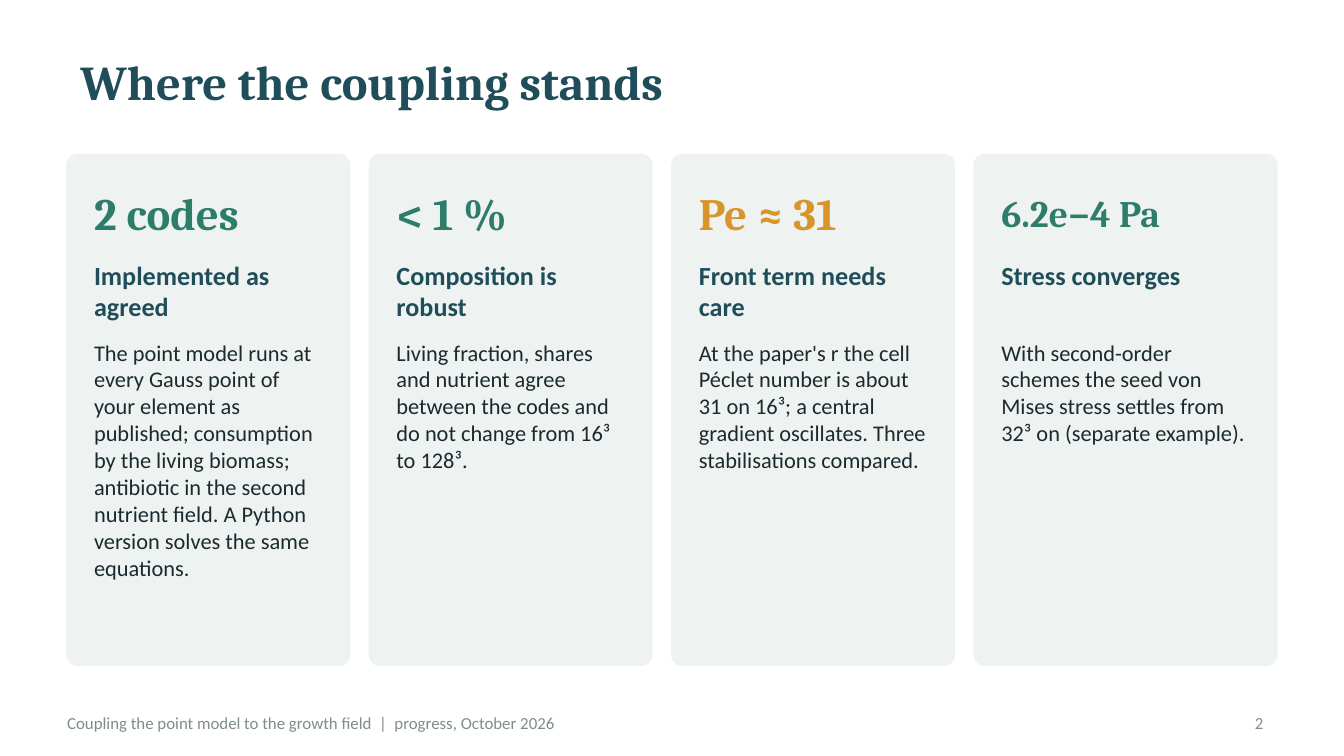
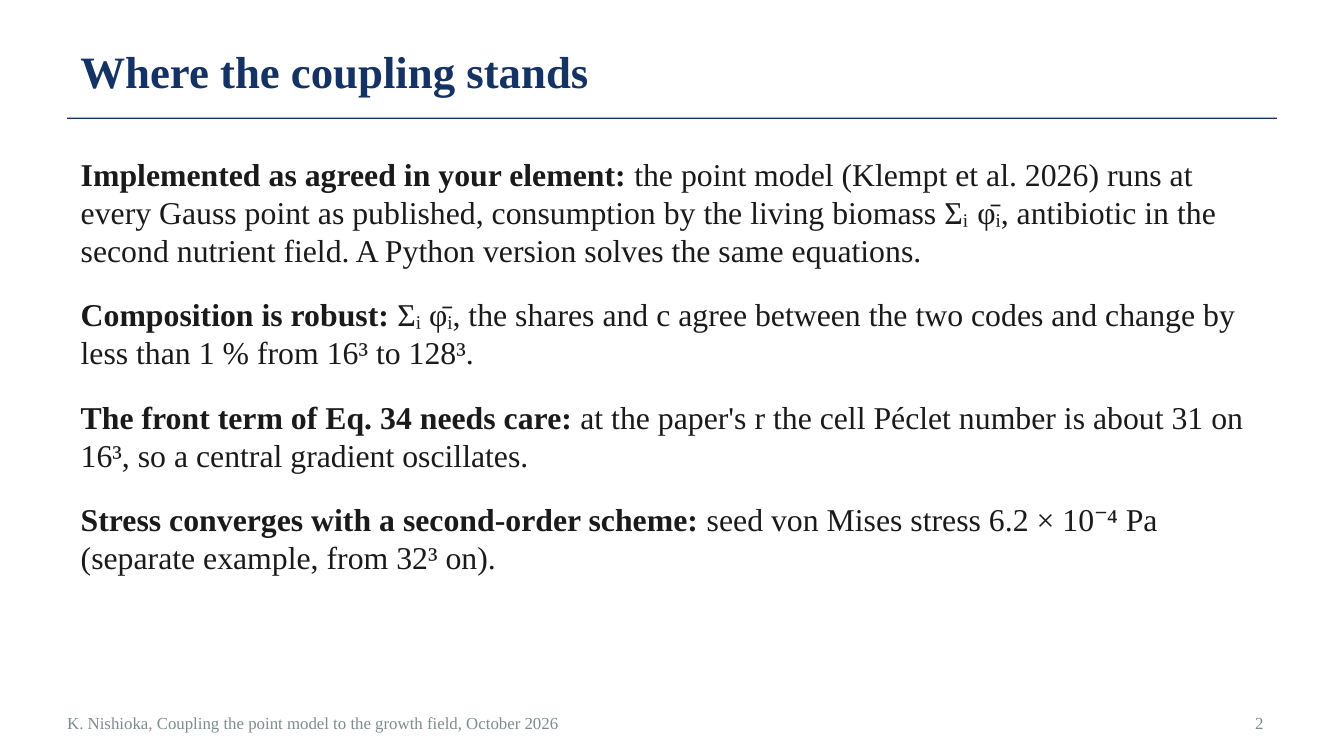
Before and after one commit to keisuke58/pde-fem-biofilm, a slide deck: slide 2 of slides_progress_2026-10.pptx. Drawn at 1344x756 pixels with LibreOffice and Linux fonts; fonts in the diff are those of the drawing. Boxes give left, top, right and bottom in pixels: in the first picture for what was removed or moved away, otherwise in the second. Text is boxed around its words. In the diff, an @@ line names an element or a change of style, - is before the commit and + after.

Commit message:
Progress deck (pptx) in the thesis style: Times, numbered captions, references

```diff
--- a/slides_progress_2026-10.pptx
+++ b/slides_progress_2026-10.pptx
@@ title "Where the coupling stands": place and size @@
-title "Where the coupling stands" at box(80, 66, 663, 110)
+title "Where the coupling stands" at box(80, 57, 588, 98)
@@ title "Where the coupling stands" at box(80, 57, 588, 98): size 26 to 24 pt, font Cambria to Times New Roman, text colour #1F4E5A to #143264 @@
@@ line added from (67, 118) to (1277, 118), #143264 0.75 pt @@
@@ rounded rectangle removed at box(67, 155, 349, 665) @@
@@ text added at box(81, 164, 1243, 575), 17 pt, text #1A1A1A @@
+• Implemented as agreed in your element: the point model (Klempt et al. 2026) runs at every Gauss point as published, consumption by the living biomass Σᵢ φ̄ᵢ, antibiotic in the second nutrient field. A Python version solves the same equations.
+• Composition is robust: Σᵢ φ̄ᵢ, the shares and c agree between the two codes and change by less than 1 % from 16³ to 128³.
+• The front term of Eq. 34 needs care: at the paper's r the cell Péclet number is about 31 on 16³, so a central gradient oscillates.
+• Stress converges with a second-order scheme: seed von Mises stress 6.2 × 10⁻⁴ Pa (separate example, from 32³ on).
@@ rounded rectangle removed at box(370, 155, 652, 665) @@
@@ rounded rectangle removed at box(672, 155, 954, 665) @@
@@ rounded rectangle removed at box(974, 155, 1277, 665) @@
@@ text removed at box(94, 199, 239, 231) @@
-2 codes
@@ text removed at box(433, 200, 454, 230) @@
-< 1 %
@@ text removed at box(699, 199, 836, 231) @@
-Pe ≈ 31
@@ text removed at box(1001, 201, 1160, 228) @@
-6.2e−4 Pa
@@ text removed at box(94, 266, 269, 321) @@
-Implemented as agreed
@@ text removed at box(396, 266, 557, 316) @@
-Composition is robust
@@ text removed at box(699, 266, 886, 316) @@
-Front term needs care
@@ text removed at box(1001, 268, 1181, 290) @@
-Stress converges
@@ text removed at box(94, 345, 313, 580) @@
-The point model runs at every Gauss point of your element as published; consumption by the living biomass; antibiotic in the second nutrient field. A Python version solves the same equations.
@@ text removed at box(396, 345, 610, 468) @@
-Living fraction, shares and nutrient agree between the codes and do not change from 16³ to 128³.
@@ text removed at box(699, 345, 925, 472) @@
-At the paper's r the cell Péclet number is about 31 on 16³; a central gradient oscillates. Three stabilisations compared.
@@ text removed at box(1001, 345, 1244, 445) @@
-With second-order schemes the seed von Mises stress settles from 32³ on (separate example).
@@ text at box(67, 717, 559, 733): text changed; font Calibri to Times New Roman @@
-Coupling the point model to the growth field | progress, October 2026
+K. Nishioka, Coupling the point model to the growth field, October 2026
```
Also in this commit, not shown: 13 other slides changed, 1 slide added.
